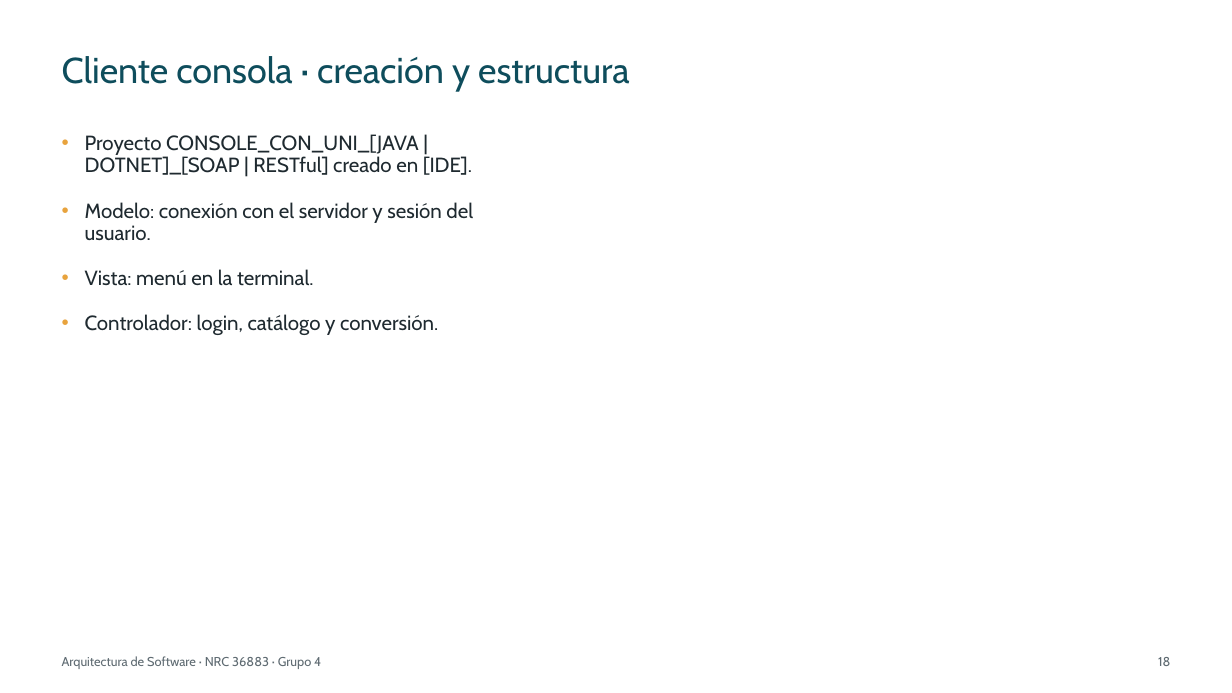
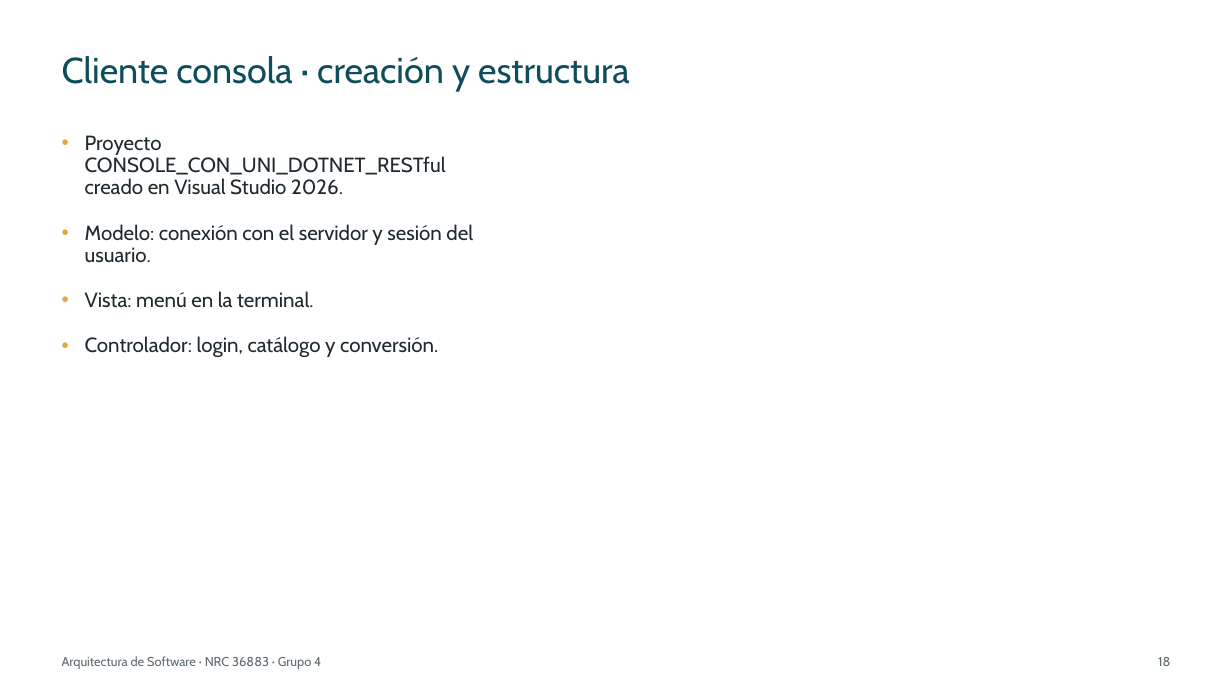
Before and after one commit to IMarcusDev/TI.1.4.-PAO202651_RESTFUL_DOTNET_SINBDD_NRC_36883_GR04, a slide deck: slide 18 of 05. DOCUMENTACION/PRESENTACION TI.1.4. RESTFUL sin BDD en DOTNET GR4.pptx. Drawn at 1232x693 pixels with LibreOffice and Linux fonts; fonts in the diff are those of the drawing. Boxes give left, top, right and bottom in pixels: in the first picture for what was removed or moved away, otherwise in the second. Text is boxed around its words. In the diff, an @@ line names an element or a change of style, - is before the commit and + after.

```diff
--- a/05. DOCUMENTACION/PRESENTACION TI.1.4. RESTFUL sin BDD en DOTNET GR4.pptx
+++ b/05. DOCUMENTACION/PRESENTACION TI.1.4. RESTFUL sin BDD en DOTNET GR4.pptx
@@ text at bbox=[85, 135, 446, 195]: text changed @@
-• Proyecto CONSOLE_CON_UNI_[JAVA | DOTNET]_[SOAP | RESTful] creado en [IDE].
+• Proyecto CONSOLE_CON_UNI_DOTNET_RESTful creado en Visual Studio 2026.
```
Also in this commit, not shown: 27 other slides changed.
